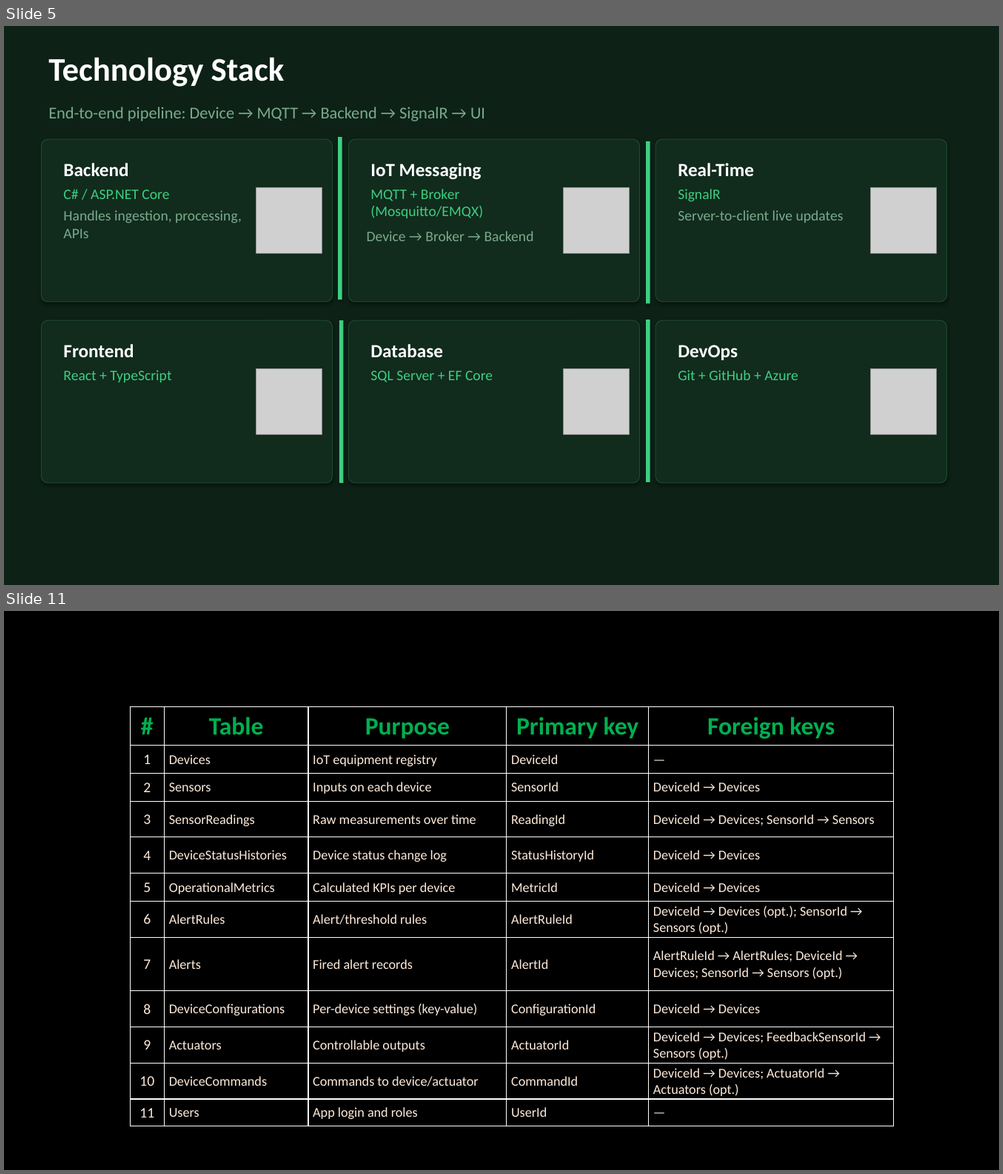
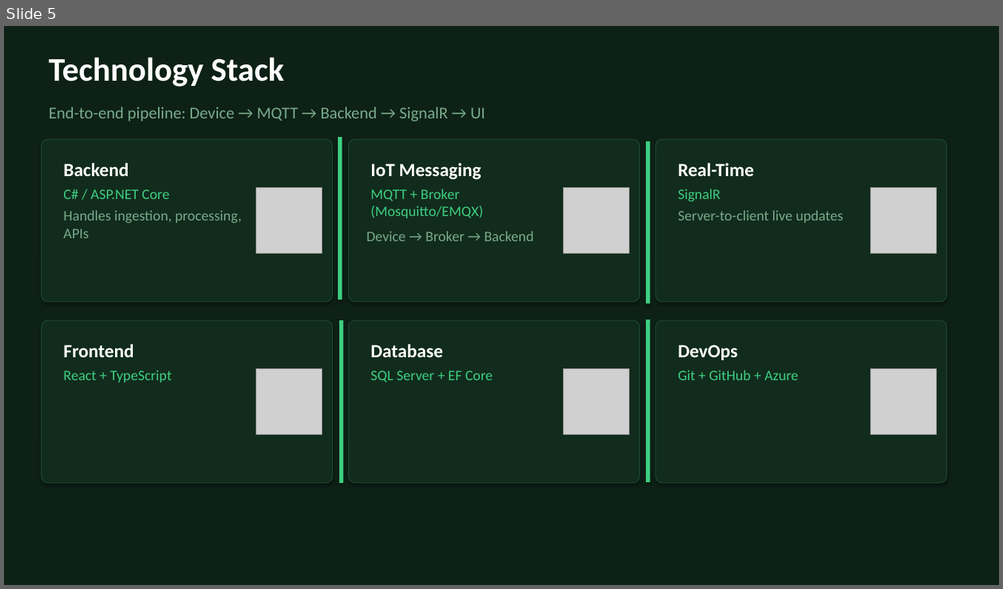
Before and after one commit to TranRTC/capstone_project, a slide deck: Presentation/Capstone Project Presentation.pptx. Shown one above the other, each under a label of ours: slides 5 and 11 before the commit, slide 5 after it; the slides between them are not shown. The pictures are 1003x1174 and 1003x589 pixels, drawn with LibreOffice and Linux fonts; fonts in the diff are those of the drawing; grey boxes stand for pictures. Boxes give left, top, right and bottom in pixels: in the first picture for what was removed or moved away, otherwise in the second. Text is boxed around its words. In the diff, an @@ line names an element or a change of style, - is before the commit and + after.

```diff
--- a/Presentation/Capstone Project Presentation.pptx
+++ b/Presentation/Capstone Project Presentation.pptx
@@ slide 11 removed at (4,611,999,1170), background #000000 @@
@@ table removed at (130,706,893,1127), 12 rows, 5 columns @@
-# | Table | Purpose | Primary key | Foreign keys
-1 | Devices | IoT equipment registry | DeviceId | —
-2 | Sensors | Inputs on each device | SensorId | DeviceId → Devices
-3 | SensorReadings | Raw measurements over time | ReadingId | DeviceId → Devices; SensorId → Sensors
-4 | DeviceStatusHistories | Device status change log | StatusHistoryId | DeviceId → Devices
-5 | OperationalMetrics | Calculated KPIs per device | MetricId | DeviceId → Devices
-6 | AlertRules | Alert/threshold rules | AlertRuleId | DeviceId → Devices (opt.); SensorId → Sensors (opt.)
-7 | Alerts | Fired alert records | AlertId | AlertRuleId → AlertRules; DeviceId → Devices; SensorId → Sensors (opt.)
-8 | DeviceConfigurations | Per-device settings (key-value) | ConfigurationId | DeviceId → Devices
-9 | Actuators | Controllable outputs | ActuatorId | DeviceId → Devices; FeedbackSensorId → Sensors (opt.)
-10 | DeviceCommands | Commands to device/actuator | CommandId | DeviceId → Devices; ActuatorId → Actuators (opt.)
-11 | Users | App login and roles | UserId | —
```
Also in this commit, not shown: 10 slides changed, 1 slide added, 6 other slides removed.
